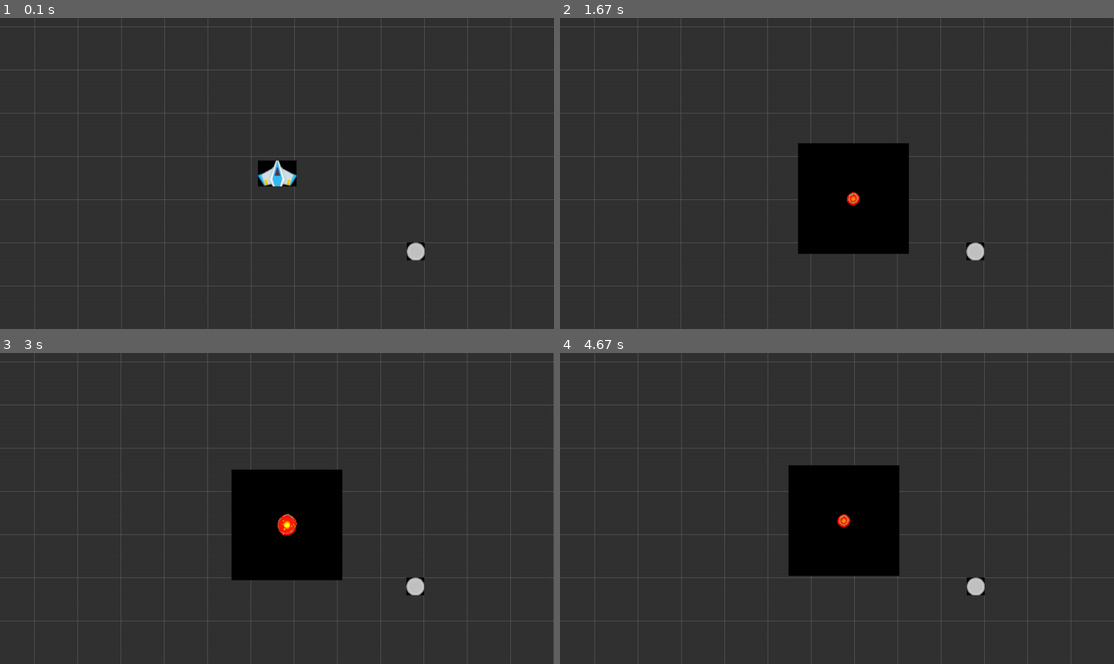
Above: before the commit, frames 1-4 (two rows, left to right).
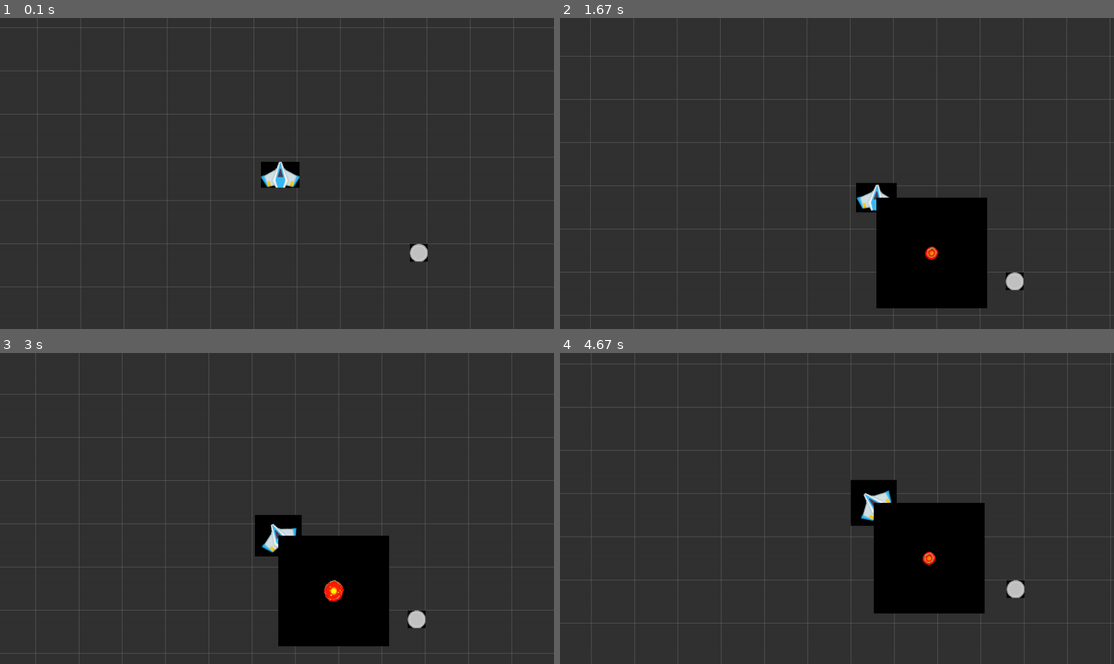
Above: after the commit, the same moments.

Repository: genericprogrammerdude/pygamengn
Game: pygame game, started from main.py
The game is run twice, just before and just after one commit, with the same random seed, the same clock (stepped at 60 frames per second) and the same inputs.
Inputs:
- Up to frame 1 (0.1 s): no input
- Up to frame 2 (1.67 s): tap F at 0.33 s; tap E at 0.67 s
- Up to frame 3 (3 s): hold S 2-2.47 s; hold D from 2.5 s (still down); tap F at 2.57, 2.87 s
- Up to frame 4 (4.67 s): release D at 3.13 s; hold S 3.17-3.53 s; tap F at 3.23, 3.63, 3.93, 4.13, 4.43, 4.63 s; hold D 3.57-4.03 s; tap E at 3.72 s; hold D 4.07-4.53 s; hold S from 4.57 s (still down)

The runs differ from the first frame. In frame 1, 4.3% of the frame differs, in the area x 0-100%, y 0-100%; in frame 2, 16%; in frame 3, 14%; in frame 4, 15%.

Commit message:
Playing with camera

Diff:
--- a/GameEngine/camera_aware_group.py
+++ b/GameEngine/camera_aware_group.py
@@ -17,7 +17,33 @@
         if self.target:
             self.add(target)
 
+        self.x_inc = 1.1
+        self.y_inc = 0.7
+
     def update(self, *args):
+        """Updates itself and its sprites."""
+        super().update(*args)
+        self.handle_collisions()
+
+        self.cam[0] += self.x_inc
+        if self.cam[0] <= 0 or self.cam[0] >= 100:
+            self.x_inc *= -1
+        self.cam[1] -= self.y_inc
+        if self.cam[1] < 0 or self.cam[1] > 100:
+            self.y_inc *= -1
+        print(self.cam)
+
+#         if self.target:
+#             Keep the view_rect centered with the target's rect center
+#             x = self.view_rect.width / 2.0
+#             y = self.view_rect.height / 2.0
+#             self.cam += (pygame.Vector2((x, y)) - self.cam) * 0.05
+#             if self.world_rect.width > 0 and self.world_rect.height > 0:
+#                 # Keep the camera within the world_rect if one was given
+#                 self.cam.x = max(-(self.world_rect.width - self.view_rect.width), min(0, self.cam.x))
+#                 self.cam.y = max(-(self.world_rect.height - self.view_rect.height), min(0, self.cam.y))
+
+    def update_ORI(self, *args):
         """Updates itself and its sprites."""
         super().update(*args)
         self.handle_collisions()
--- a/GameEngine/ship.py
+++ b/GameEngine/ship.py
@@ -2,6 +2,7 @@
 
 from animated_texture import AnimatedTexture
 from game_object import GameObject
+from transform import Transform
 
 
 class Ship(GameObject):
@@ -34,5 +35,6 @@
             group = self.groups()[0]
             group.add(self.explosion)
             group.move_to_front(self.explosion)
-            self.explosion.set_pos(self.pos - local_pos)
+            pos = Transform(theta=self.heading, translation=self.pos).apply(local_pos)
+            self.explosion.set_pos(self.pos)
             self.explosion.play()
--- a/GameEngine/transform.py
+++ b/GameEngine/transform.py
@@ -14,15 +14,15 @@
             [  0.0, 0.0, 1.0]
         ])
 
-        t = self.translation_matrix(translation)
-        r = self.rotation_matrix(theta)
-        s = self.scale_matrix(scale)
-
-        print("--------")
-        print(numpy.dot(r, numpy.dot(s, t)))
-        print()
-        print(self.matrix)
-        print("--------")
+#         t = self.translation_matrix(translation)
+#         r = self.rotation_matrix(theta)
+#         s = self.scale_matrix(scale)
+#
+#         print("--------")
+#         print(numpy.dot(r, numpy.dot(s, t)))
+#         print()
+#         print(self.matrix)
+#         print("--------")
 
     def apply(self, point):
         """Applies the transform to the given point."""
